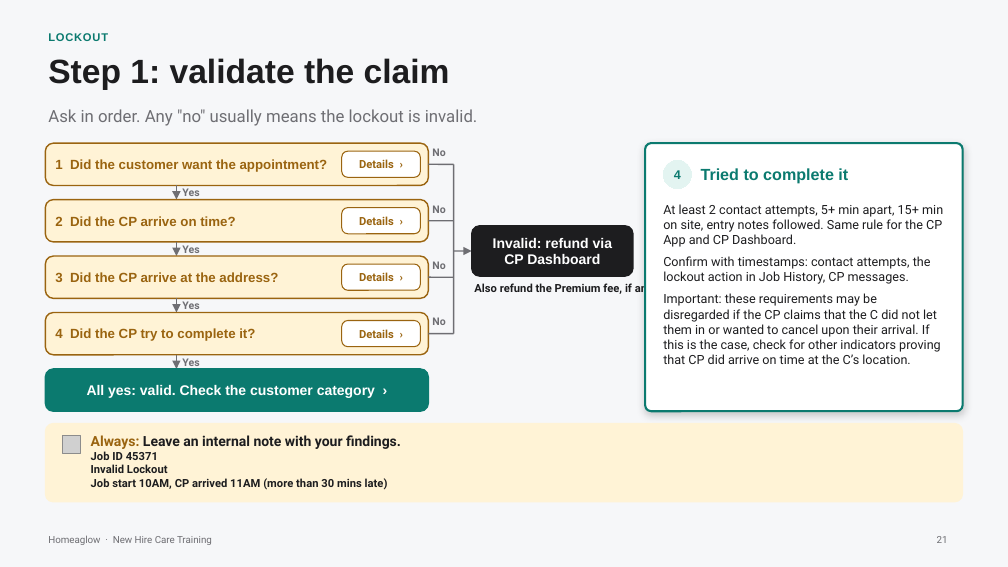
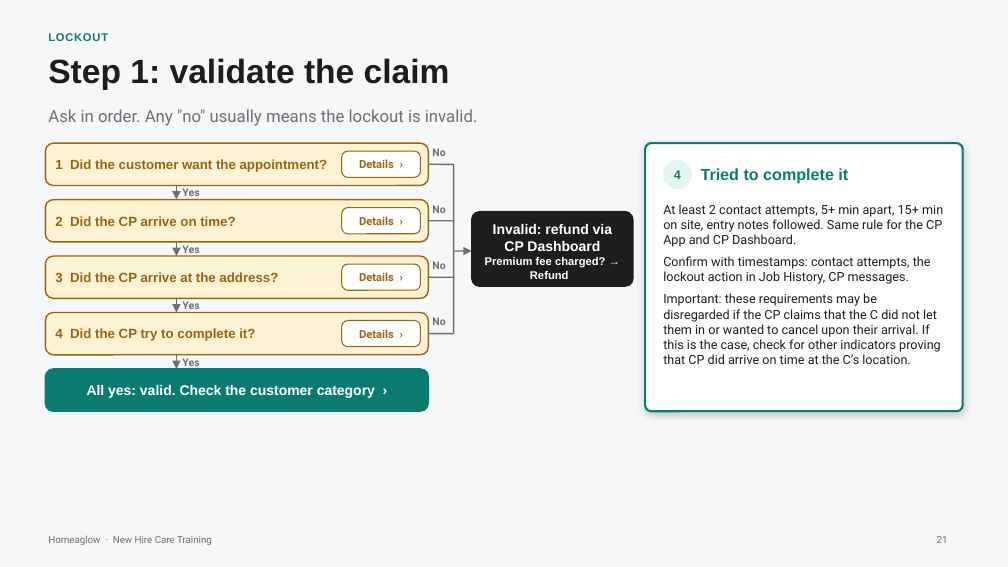
Before and after one commit to anjulimichelle/training, a slide deck: slide 21 of incorrect-info-lmc-lockout/incorrect-info-lmc-lockout.pptx. Drawn at 1008x567 pixels with LibreOffice and Linux fonts; fonts in the diff are those of the drawing; grey boxes stand for pictures. Boxes give left, top, right and bottom in pixels: in the first picture for what was removed or moved away, otherwise in the second. Text is boxed around its words. In the diff, an @@ line names an element or a change of style, - is before the commit and + after.

```diff
--- a/incorrect-info-lmc-lockout/incorrect-info-lmc-lockout.pptx
+++ b/incorrect-info-lmc-lockout/incorrect-info-lmc-lockout.pptx
@@ rounded rectangle: place and size @@
-rounded rectangle at box(472, 226, 633, 276)
+rounded rectangle at box(472, 212, 633, 286)
@@ rounded rectangle at box(472, 212, 633, 286): proportions changed @@
@@ text "Invalid: refund via": place and size @@
-text "Invalid: refund via" at box(493, 238, 612, 264)
+text "Invalid: refund via" at box(485, 224, 612, 279)
@@ text at box(485, 257, 605, 279): paragraph added @@
+Premium fee charged? → Refund
@@ text removed at box(474, 282, 655, 296) @@
-Also refund the Premium fee, if any.
@@ rounded rectangle removed at box(45, 423, 963, 502) @@
@@ picture removed at box(62, 435, 81, 454) @@
@@ text removed at box(91, 435, 401, 490) @@
-Always: Leave an internal note with your findings.
-Job ID 45371
-Invalid Lockout
-Job start 10AM, CP arrived 11AM (more than 30 mins late)
```
Also in this commit, not shown: 1 other file.
